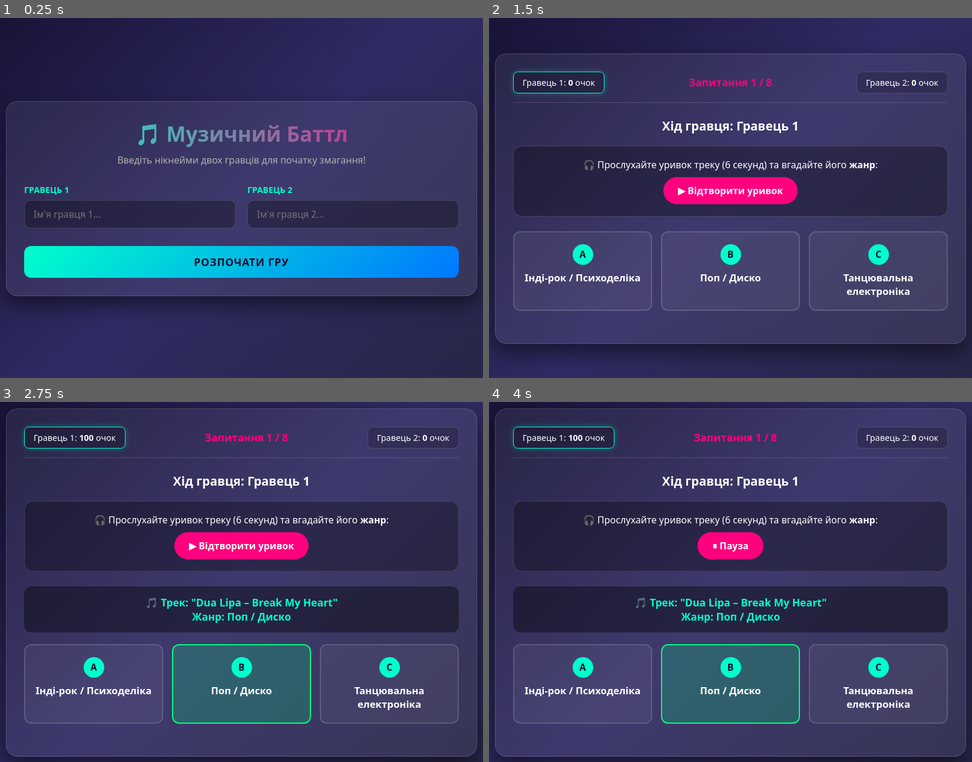
Above: before the commit, frames 1-4 (two rows, left to right).
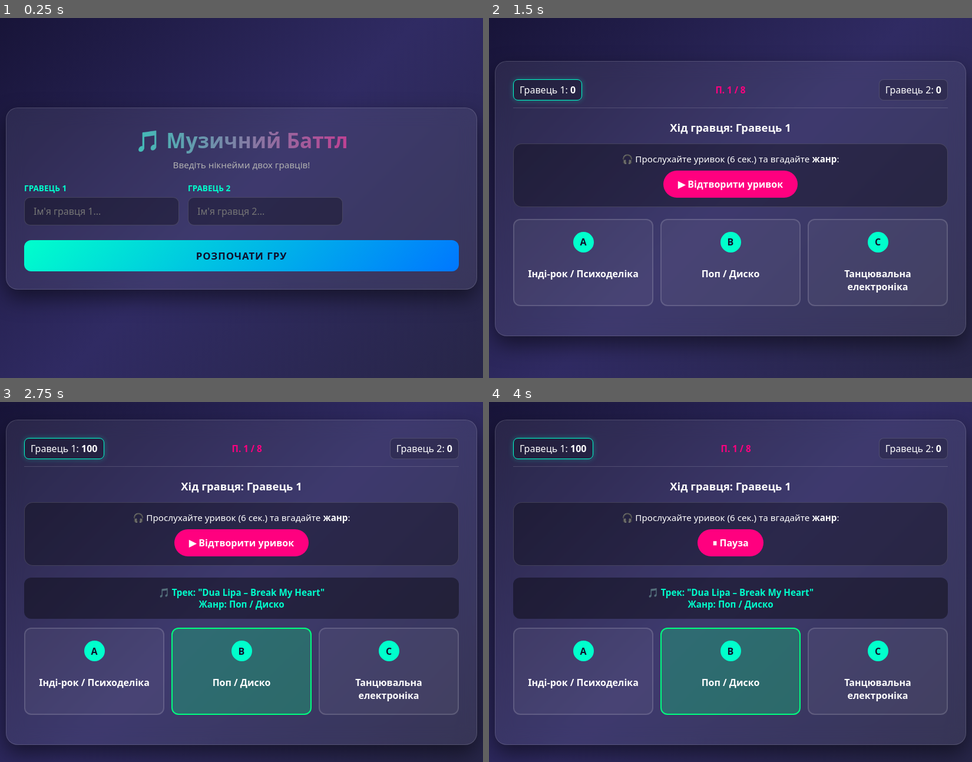
Above: after the commit, the same moments.

Repository: ala896011-hash/game_music
Game: browser game, page index.html
Same seed, same stepped clock (60 frames per second), same inputs: the game is played once before the commit and once after it.
Inputs (mouse positions are in pixels of both pictures, inside the frame that each line leads up to; where the layout moved, square brackets give the same spot in the first picture):
- Up to frame 1 (0.25 s): no input
- Up to frame 2 (1.5 s): click "РОЗПОЧАТИ ГРУ" at 1.27 s
- Up to frame 3 (2.75 s): click "▶ Відтворити уривок" at 1.77 s; click (241, 646) [241, 654] at 1.87 s; click (386, 672) [391, 682] at 2.47 s
- Up to frame 4 (4 s): click (730, 672) [730, 682] at 3.07 s; click "▶ Відтворити уривок" at 3.67 s

The runs differ from the first frame. In frame 1, 11% of the frame differs, in the area x 1-99%, y 23-78%; in frame 2, 13%; in frame 3, 20%, in the area x 1-99%, y 1-99%; in frame 4, 20%.

Commit message:
Update index.html

Diff:
--- a/index.html
+++ b/index.html
@@ -19,6 +19,7 @@
             margin: 0;
             padding: 0;
             font-family: 'Segoe UI', Tahoma, Geneva, Verdana, sans-serif;
+            -webkit-tap-highlight-color: transparent;
         }
 
         body {
@@ -28,7 +29,7 @@
             display: flex;
             justify-content: center;
             align-items: center;
-            padding: 20px;
+            padding: 15px;
         }
 
         .container {
@@ -38,7 +39,7 @@
             backdrop-filter: blur(15px);
             border: 1px solid var(--border-color);
             border-radius: 20px;
-            padding: 30px;
+            padding: 20px;
             box-shadow: 0 15px 35px rgba(0, 0, 0, 0.5);
         }
 
@@ -47,8 +48,8 @@
 
         .lobby-title {
             text-align: center;
-            font-size: 2.2rem;
-            margin-bottom: 10px;
+            font-size: 1.8rem;
+            margin-bottom: 8px;
             background: linear-gradient(90deg, var(--accent-color), var(--accent-pink));
             -webkit-background-clip: text;
             -webkit-text-fill-color: transparent;
@@ -57,25 +58,26 @@
         .lobby-subtitle {
             text-align: center;
             color: #b0b0b0;
-            margin-bottom: 30px;
+            font-size: 0.95rem;
+            margin-bottom: 20px;
         }
 
         .players-inputs {
-            display: grid;
-            grid-template-columns: 1fr 1fr;
-            gap: 20px;
-            margin-bottom: 30px;
+            display: flex;
+            flex-direction: column;
+            gap: 15px;
+            margin-bottom: 25px;
         }
 
         .input-group {
             display: flex;
             flex-direction: column;
-            gap: 8px;
+            gap: 6px;
         }
 
         .input-group label {
             font-weight: 600;
-            font-size: 0.9rem;
+            font-size: 0.85rem;
             color: var(--accent-color);
         }
 
@@ -102,7 +104,7 @@
             border-radius: 12px;
             background: linear-gradient(135deg, #00ffcc, #0077ff);
             color: #0f0c29;
-            font-size: 1.1rem;
+            font-size: 1.05rem;
             font-weight: bold;
             cursor: pointer;
             transition: transform 0.2s, box-shadow 0.2s;
@@ -110,26 +112,29 @@
             letter-spacing: 1px;
         }
 
-        .btn:hover {
-            transform: translateY(-2px);
-            box-shadow: 0 5px 20px rgba(0, 255, 204, 0.4);
+        .btn:active {
+            transform: scale(0.98);
         }
 
         .game-header {
             display: flex;
             justify-content: space-between;
             align-items: center;
-            margin-bottom: 25px;
+            margin-bottom: 20px;
             border-bottom: 1px solid var(--border-color);
-            padding-bottom: 15px;
+            padding-bottom: 12px;
+            font-size: 0.85rem;
         }
 
         .player-score-card {
             background: rgba(0, 0, 0, 0.2);
-            padding: 8px 15px;
+            padding: 6px 10px;
             border-radius: 8px;
             border: 1px solid var(--border-color);
-            font-size: 0.9rem;
+            max-width: 42%;
+            overflow: hidden;
+            text-overflow: ellipsis;
+            white-space: nowrap;
         }
 
         .player-score-card.active-turn {
@@ -139,88 +144,92 @@
 
         .round-counter {
             font-weight: bold;
-            font-size: 1.1rem;
+            font-size: 0.95rem;
             color: var(--accent-pink);
+            text-align: center;
         }
 
         .turn-announcement {
             text-align: center;
-            font-size: 1.3rem;
-            margin-bottom: 20px;
+            font-size: 1.15rem;
+            margin-bottom: 15px;
             font-weight: bold;
         }
 
         .audio-section {
             background: rgba(0, 0, 0, 0.3);
             border-radius: 15px;
-            padding: 20px;
+            padding: 15px;
             text-align: center;
-            margin-bottom: 25px;
+            margin-bottom: 20px;
             border: 1px solid var(--border-color);
+            font-size: 0.95rem;
         }
 
         .play-audio-btn {
             background: var(--accent-pink);
             color: white;
             border: none;
-            padding: 12px 25px;
+            padding: 12px 20px;
             border-radius: 30px;
             font-size: 1rem;
             font-weight: bold;
             cursor: pointer;
             margin-top: 10px;
+            width: 100%;
             transition: opacity 0.2s;
         }
 
-        .play-audio-btn:hover { opacity: 0.85; }
+        .play-audio-btn:active { opacity: 0.8; }
 
         .choices-container {
-            display: grid;
-            grid-template-columns: repeat(3, 1fr);
-            gap: 15px;
-            margin-bottom: 25px;
+            display: flex;
+            flex-direction: column;
+            gap: 12px;
+            margin-bottom: 20px;
         }
 
         .choice-card {
             background: rgba(255, 255, 255, 0.05);
             border: 2px solid var(--border-color);
             border-radius: 12px;
-            padding: 20px 15px;
-            text-align: center;
+            padding: 15px;
+            display: flex;
+            align-items: center;
+            gap: 15px;
             cursor: pointer;
             transition: all 0.2s;
         }
 
-        .choice-card:hover {
-            border-color: var(--accent-color);
-            background: rgba(0, 255, 204, 0.05);
-            transform: translateY(-3px);
+        .choice-card:active {
+            background: rgba(0, 255, 204, 0.1);
         }
 
         .choice-letter {
-            display: inline-block;
-            width: 35px;
+            display: flex;
+            justify-content: center;
+            align-items: center;
+            min-width: 35px;
             height: 35px;
-            line-height: 35px;
             background: var(--accent-color);
             color: #0f0c29;
             font-weight: bold;
             border-radius: 50%;
-            margin-bottom: 10px;
+            font-size: 1rem;
         }
 
         .choice-text {
-            font-size: 1.05rem;
+            font-size: 1rem;
             font-weight: 600;
         }
 
         .choice-card.correct {
-            background: rgba(0, 255, 128, 0.2);
+            background: rgba(0, 255, 128, 0.25);
             border-color: #00ff80;
         }
 
         .choice-card.wrong {
-            background: rgba(255, 0, 64, 0.2);
+            background: rgba(255, 0, 64, 0.25);
             border-color: #ff0040;
         }
 
@@ -230,15 +239,24 @@
             border-radius: 12px;
             padding: 15px;
             text-align: center;
-            margin-bottom: 20px;
-        }
-
-        .winner-screen { text-align: center; padding: 20px; }
-        .winner-title { font-size: 2.5rem; margin-bottom: 15px; color: var(--accent-color); }
-        .winner-name { font-size: 2rem; font-weight: bold; color: var(--accent-pink); margin-bottom: 20px; }
-
-        @media (max-width: 600px) {
-            .players-inputs, .choices-container { grid-template-columns: 1fr; }
+            margin-bottom: 15px;
+            font-size: 0.95rem;
+        }
+
+        .winner-screen { text-align: center; padding: 10px; }
+        .winner-title { font-size: 2rem; margin-bottom: 10px; color: var(--accent-color); }
+        .winner-name { font-size: 1.5rem; font-weight: bold; color: var(--accent-pink); margin-bottom: 15px; }
+
+        /* Планшети та ПК (широкі екрани) */
+        @media (min-width: 768px) {
+            .container { padding: 30px; }
+            .lobby-title { font-size: 2.2rem; }
+            .players-inputs { flex-direction: row; }
+            .game-header { font-size: 1rem; }
+            .choices-container { display: grid; grid-template-columns: repeat(3, 1fr); }
+            .choice-card { flex-direction: column; text-align: center; padding: 20px 15px; }
+            .choice-letter { margin-bottom: 10px; }
+            .play-audio-btn { width: auto; padding: 12px 25px; }
         }
     </style>
 </head>
@@ -248,7 +266,7 @@
         <!-- ЛОББІ -->
         <div id="lobby-screen" class="screen active">
             <h1 class="lobby-title">🎵 Музичний Баттл</h1>
-            <p class="lobby-subtitle">Введіть нікнейми двох гравців для початку змагання!</p>
+            <p class="lobby-subtitle">Введіть нікнейми двох гравців!</p>
 
             <div class="players-inputs">
                 <div class="input-group">
@@ -268,23 +286,23 @@
         <div id="game-screen" class="screen">
             <div class="game-header">
                 <div class="player-score-card" id="p1-card">
-                    <span id="p1-name-display">Гравець 1</span>: <strong id="p1-score">0</strong> очок
+                    <span id="p1-name-display">Гр. 1</span>: <strong id="p1-score">0</strong>
                 </div>
-                <div class="round-counter">Запитання <span id="current-round">1</span> / 8</div>
+                <div class="round-counter">П. <span id="current-round">1</span> / 8</div>
                 <div class="player-score-card" id="p2-card">
-                    <span id="p2-name-display">Гравець 2</span>: <strong id="p2-score">0</strong> очок
+                    <span id="p2-name-display">Гр. 2</span>: <strong id="p2-score">0</strong>
                 </div>
             </div>
 
             <div class="turn-announcement" id="turn-announcement">Хід гравця</div>
 
             <div class="audio-section">
-                <p>🎧 Прослухайте уривок треку (6 секунд) та вгадайте його <strong>жанр</strong>:</p>
+                <p>🎧 Прослухайте уривок (6 сек.) та вгадайте <strong>жанр</strong>:</p>
                 <button class="play-audio-btn" id="play-btn">▶ Відтворити уривок</button>
             </div>
 
             <div class="track-reveal" id="track-reveal">
-                <div id="reveal-title" style="font-weight: bold; font-size: 1.1rem; color: #00ffcc;"></div>
+                <div id="reveal-title" style="font-weight: bold; color: #00ffcc;"></div>
             </div>
 
             <div class="choices-container" id="choices-container"></div>
